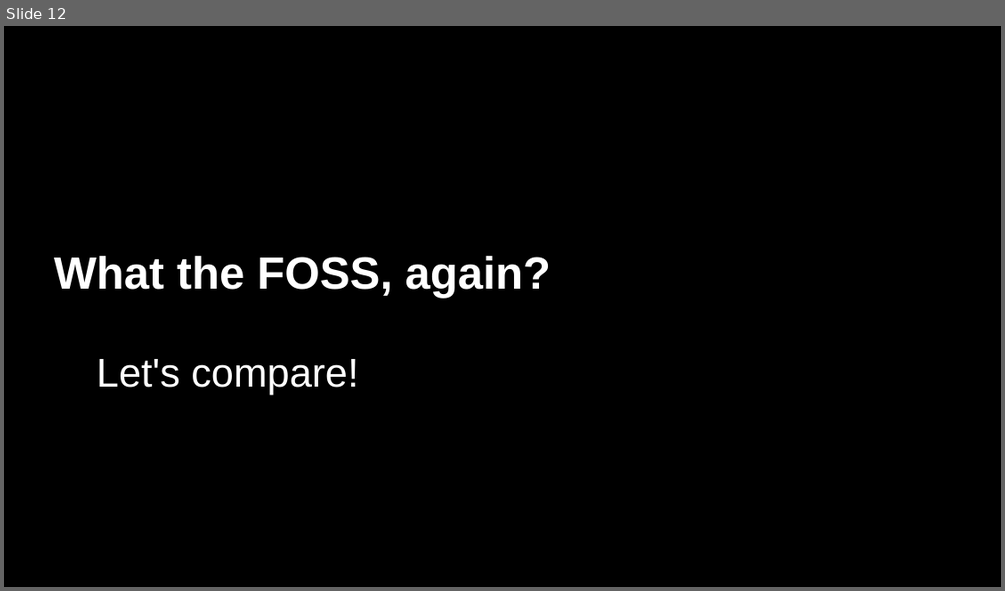
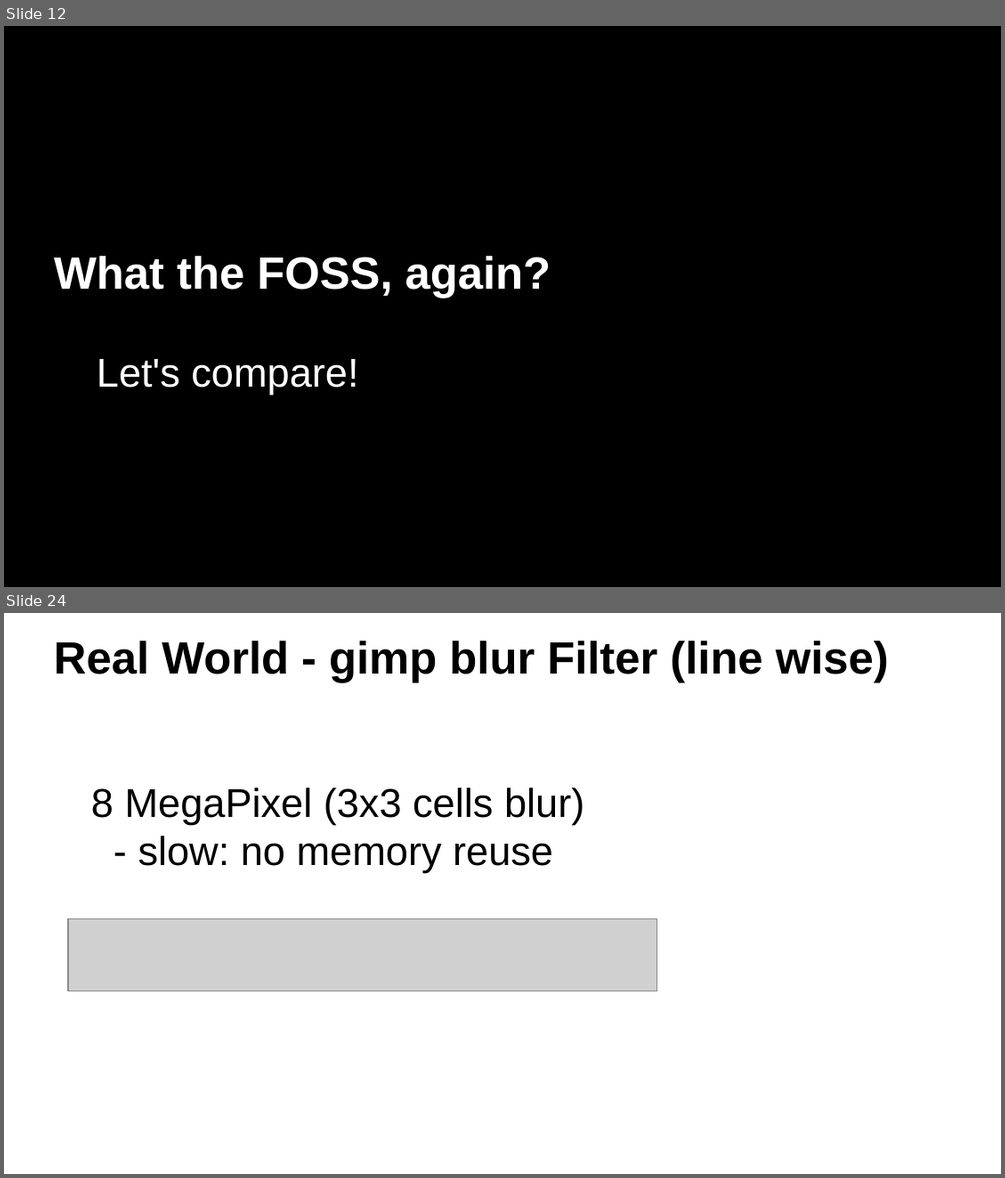
Before and after one commit to ax3l/datenspuren_2016, a slide deck: Slides.odp. Shown one above the other, each under a label of ours: slide 12 before the commit, slides 12 and 24 after it; the slides between them are not shown. The pictures are 1005x591 and 1005x1178 pixels, drawn with LibreOffice and Linux fonts; fonts in the diff are those of the drawing; grey boxes stand for pictures; background and template pictures are left out. Boxes give left, top, right and bottom in pixels: in the first picture for what was removed or moved away, otherwise in the second. Text is boxed around its words. In the diff, an @@ line names an element or a change of style, - is before the commit and + after.

```diff
--- a/Slides.odp
+++ b/Slides.odp
@@ slide 24 added at bbox=[4, 613, 1001, 1174], background #FFFFFF @@
@@ title added at bbox=[54, 641, 889, 683], 36 pt, text #000000, bold @@
+Real World - gimp blur Filter (line wise)
@@ text added at bbox=[91, 787, 584, 873], 32 pt, text #000000 @@
+8 MegaPixel (3x3 cells blur)
+- slow: no memory reuse
@@ picture added at bbox=[68, 920, 657, 991] @@
```
Also in this commit, not shown: 1 slide changed, 13 other slides added.
